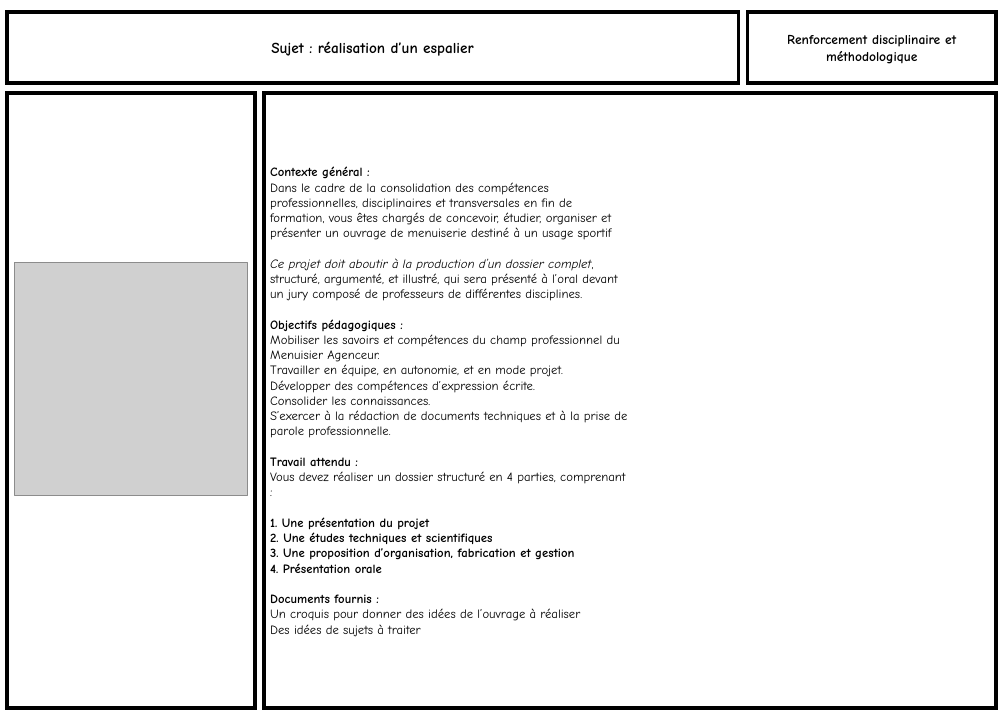
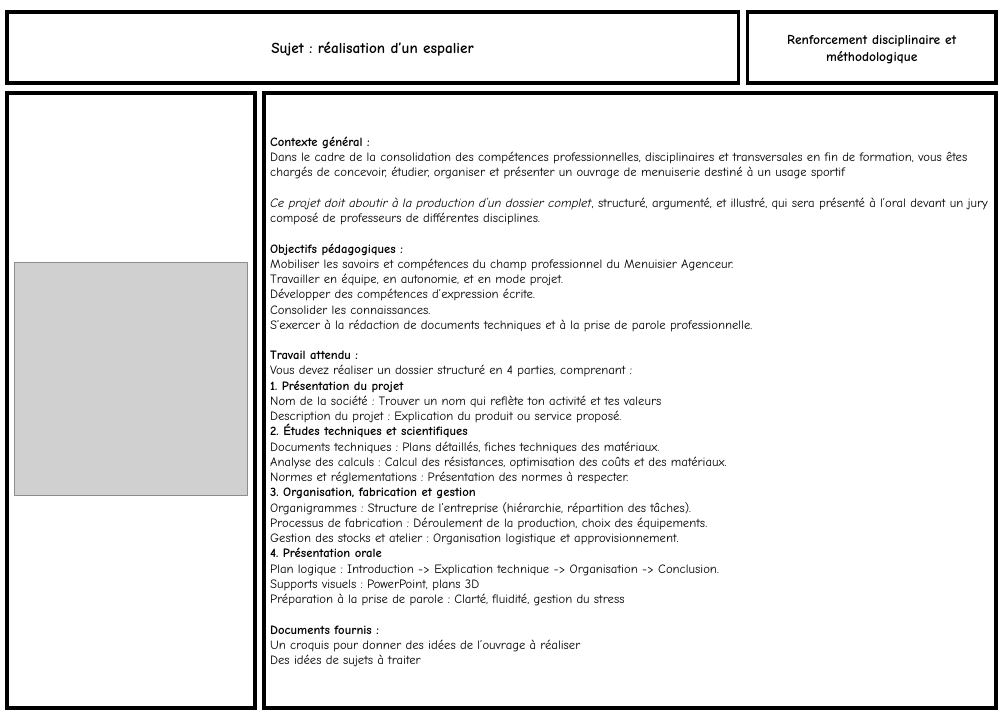
Before and after one commit to kduchevreuil/Cours-Menuiserie, a slide deck: slide 1 of Parcours Y/Parcours Y.pptx. Drawn at 1008x720 pixels with LibreOffice and Linux fonts; fonts in the diff are those of the drawing; grey boxes stand for pictures. Boxes give left, top, right and bottom in pixels: in the first picture for what was removed or moved away, otherwise in the second. Text is boxed around its words. In the diff, an @@ line names an element or a change of style, - is before the commit and + after.

```diff
--- a/Parcours Y/Parcours Y.pptx
+++ b/Parcours Y/Parcours Y.pptx
@@ rectangle "Contexte général :" at (264, 93, 996, 708): columns 2 to 1 @@
@@ text in rectangle at (270, 380, 727, 545): text changed; bold off @@
-1. Une présentation du projet
-2. Une études techniques et scientifiques
-3. Une proposition d’organisation, fabrication et gestion
+1. Présentation du projet
+Nom de la société : Trouver un nom qui reflète ton activité et tes valeurs
+Description du projet : Explication du produit ou service proposé.
+2. Études techniques et scientifiques
+Documents techniques : Plans détaillés, fiches techniques des matériaux.
+Analyse des calculs : Calcul des résistances, optimisation des coûts et des matériaux.
+Normes et réglementations : Présentation des normes à respecter.
+3. Organisation, fabrication et gestion
+Organigrammes : Structure de l’entreprise (hiérarchie, répartition des tâches).
+Processus de fabrication : Déroulement de la production, choix des équipements.
+Gestion des stocks et atelier : Organisation logistique et approvisionnement.
@@ text in rectangle at (270, 564, 719, 606): paragraphs added @@
+Plan logique : Introduction -> Explication technique -> Organisation -> Conclusion.
+Supports visuels : PowerPoint, plans 3D
+Préparation à la prise de parole : Clarté, fluidité, gestion du stress
```
Also in this commit, not shown: 2 other slides changed, 1 other file.
